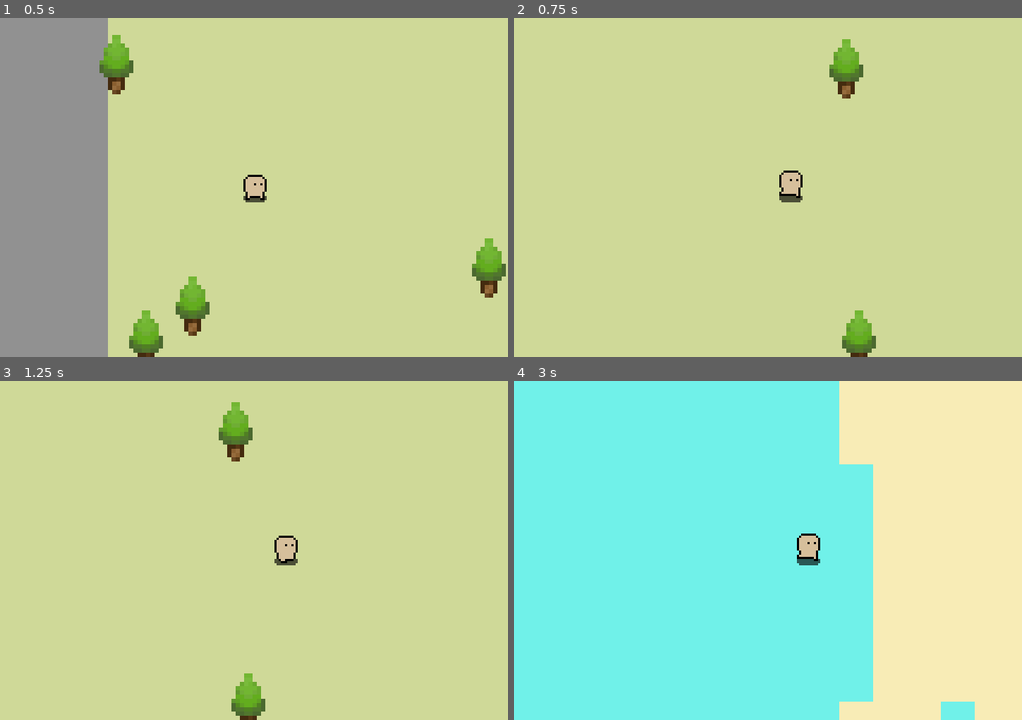
Above: before the commit, frames 1-4 (two rows, left to right).
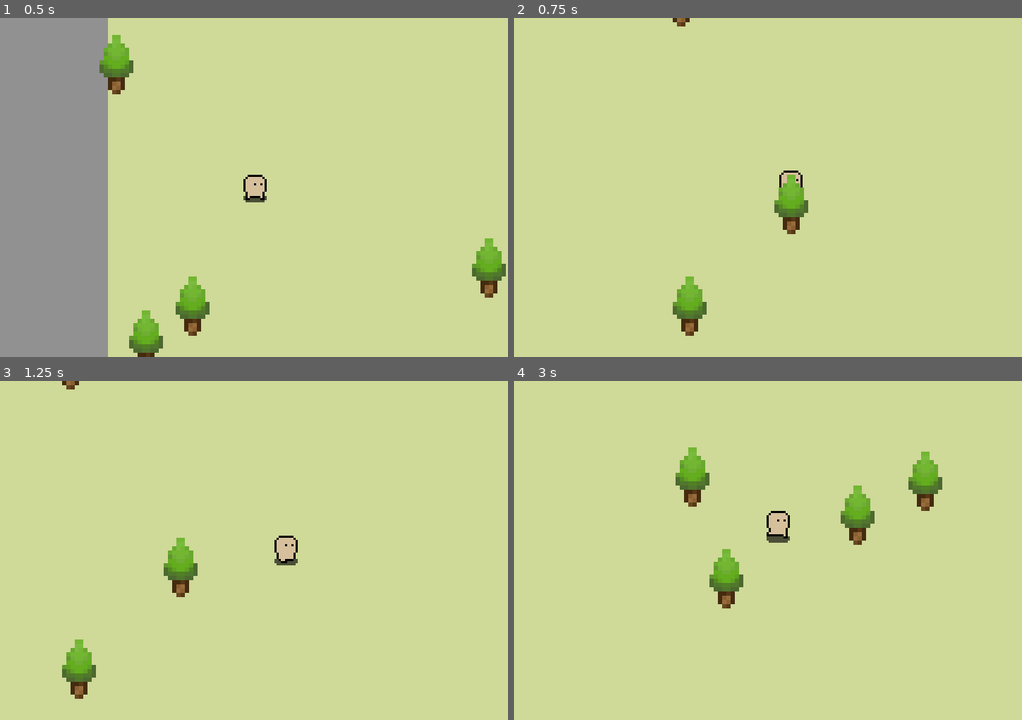
Above: after the commit, the same moments.

Repository: j0-ji/black-stairs
Game: Godot game, scene res://scenes/staging/staging_scene_player.tscn
The game is run twice, just before and just after one commit, with the same random seed, the same clock (stepped at 60 frames per second) and the same inputs.
Inputs:
- Up to frame 1 (0.5 s): no input
- Up to frame 2 (0.75 s): tap Enter (ui_accept) at 0.5 s; hold Right (ui_right) from 0.53 s (still down); hold Enter (ui_accept) from 0.53 s (still down); tap R at 0.6 s
- Up to frame 3 (1.25 s): keep holding Right (ui_right); keep holding Enter (ui_accept)
- Up to frame 4 (3 s): release Right (ui_right) at 1.28 s; release Enter (ui_accept) at 1.28 s; hold Down (ui_down) 1.28-2.03 s; tap Enter (ui_accept) at 1.35, 1.52, 1.82 s; tap R at 1.55, 2.1, 2.85 s; hold Right (ui_right) 2.03-2.78 s; hold Enter (ui_accept) 2.03-2.78 s; hold Up (ui_up) from 2.78 s (still down)

Frame 1 is identical in both runs. In frame 2, 2.9% of the frame differs, in the area x 31-72%, y 0-100%; in frame 3, 2.9%; in frame 4, 100%, in the area x 0-100%, y 0-100%.

Commit message:
#11: enhanced ground generation
- only biggest room on the map is being left
- feature is toggleable

Diff:
--- a/scripts/world generation/ground_generation.gd
+++ b/scripts/world generation/ground_generation.gd
@@ -2,6 +2,9 @@
 
 # Signals
 signal generation_done
+
+# Flags
+@export var feature_flag_hole_filling = false
 
 # Map gen config
 @export var border_width: int = 20 # min width 5
@@ -19,12 +22,14 @@
 
 # TileSet atlas info
 @export var atlas_source_id: int = 1  # <- check in the TileSet inspector
-# Map the placeholder tiles (atlas coordinates in the atlas grid)
-@export var tile_sand:  Vector2i = Vector2i(0, 0)
-@export var tile_grass: Vector2i = Vector2i(1, 0)
-@export var tile_dirt:  Vector2i = Vector2i(2, 0)
-@export var tile_water: Vector2i = Vector2i(3, 0)
-@export var tile_rock:  Vector2i = Vector2i(4, 0)
+# X-atlas coordinates in the atlas grid for the different grounds
+enum ground {
+	SAND = 0,
+	GRASS = 1,
+	DIRT = 2,
+	WATER = 3,
+	ROCK = 4,
+}
 
 # Thresholds decide biome by noise value in [-1, 1]
 @export var t_water: float = -0.35
@@ -32,18 +37,39 @@
 @export var t_grass: float =  0.4
 # >= t_grass becomes rock
 
+# used for post processing of map generation
+var ground_type_map := PackedByteArray()
+
+var custom_seed_id : int = 0
+var custom_seeds : Array = [
+	1695529641,
+	3707740996,
+	4119726360,
+	2332203375, # PERFECT EXAMPLE
+	606869515,
+	1447267684,
+	3258134911,
+]
+
 var _noise := FastNoiseLite.new()
 
 func _ready() -> void:
 	print(border_width)
 	print(border_base_additive)
 	print(border_base_multiplicator)
+
+	ground_type_map.resize(map_width * map_height)
 	_configure_noise()
 	generate_world()
 
 func _unhandled_input(event: InputEvent) -> void:
 	if event.is_action_pressed("ui_accept") or (event is InputEventKey and event.pressed and event.keycode == KEY_R):
-		ground_seed = randi()
+		if custom_seed_id in range(custom_seeds.size()):
+			ground_seed = custom_seeds[custom_seed_id]
+			custom_seed_id = custom_seed_id + 1
+		else:
+			ground_seed = randi()
+		print(ground_seed)
 		_configure_noise()
 		generate_world()
 
@@ -59,27 +85,43 @@
 func generate_world() -> void:
 	self.clear()
 
+	# BETTER GROUND GENERATION
+	# STEP 1.1: generate noise map
+	# STEP 1.2: translate noise map to valid ground types
+	for y in range(map_height):
+		for x in range(map_width):
+			var mult := _get_multiplier(x, y)
+			var n := _noise.get_noise_2d(float(x) / noise_scale, float(y) / noise_scale)
+			var ground_type = _pick_tile(n + (border_base_additive * mult))
+			var p = Vector2i(x, y)
+			ground_type_map[_idx(p)] = ground_type
+
+	# STEP 2: post gen processing
+	if feature_flag_hole_filling:
+		_prune_rock_holes(ground_type_map)
+
+	# STEP 3: write processed map information to the TileMapLayer
 	for y in map_height:
 		for x in map_width:
-			var mult = _get_multiplier(x, y)
-			_update_cell(x, y, mult)
+			_update_cell(x, y)
+
 	update_internals()
 	generation_done.emit()
 
-func _pick_tile(n: float) -> Vector2i:
+func _pick_tile(n: float) -> int:
 	# n is in [-1, 1]
 	if n < t_water:
-		return tile_water
+		return ground.WATER
 	elif n < t_sand:
-		return tile_sand
+		return ground.SAND
 	elif n < t_grass:
-		return tile_grass
+		return ground.GRASS
 	else:
-		return tile_rock
-
-func _update_cell(x, y, mult):
-	var n := _noise.get_noise_2d(float(x) / noise_scale, float(y) / noise_scale)
-	var atlas_coords := _pick_tile(n + (border_base_additive * mult))
+		return ground.ROCK
+
+func _update_cell(x, y):
+	var ground_type : int = ground_type_map[_idx(Vector2i(x, y))]
+	var atlas_coords := Vector2i(ground_type, 0)
 	set_cell(Vector2i(x, y), atlas_source_id, atlas_coords)
 
 func _get_multiplier(x, y) -> float:
@@ -105,3 +147,78 @@
 		mult = mult_x
 
 	return mult
+
+# types[y][x] contains your ground type (e.g., enum {ROCK=0, GRASS=1, ...})
+# Call this after you’ve generated `types` and before writing cells to the TileMap.
+func _prune_rock_holes(types: PackedByteArray, min_keep_size := INF, keep_pos: Vector2i = Vector2i(-1, -1)) -> void:
+	var visited := PackedByteArray()
+	visited.resize(map_width * map_height)
+
+	var holes: Array = []  # each item: {cells: PoolVector2iArray, size: int}
+
+	var keep_component_i := -1
+
+	var floor_types_to_fill_out = [
+		ground.ROCK
+	]
+
+	for y in range(map_height):
+		for x in range(map_width):
+			var p := Vector2i(x, y)
+			if types[_idx(p)] in floor_types_to_fill_out: continue
+			if visited[_idx(p)] == 1: continue
+
+			# BFS collect this component
+			var q : Array = [p]
+			var comp_cells := PackedVector2Array()
+			visited[_idx(p)] = 1
+
+			while q.size() > 0:
+				var c : Vector2i = q.pop_back()
+				comp_cells.push_back(c)
+
+				for d in [Vector2i(1,0), Vector2i(-1,0), Vector2i(0,1), Vector2i(0,-1)]:
+					var n : Vector2i = c + d
+					if _in_bounds(n) and visited[_idx(n)] == 0 and types[_idx(Vector2i(n.x, n.y))] not in floor_types_to_fill_out:
+						visited[_idx(n)] = 1
+						q.push_back(n)
+
+			holes.append({ "cells": comp_cells, "size": comp_cells.size() })
+
+	# Decide which component to keep
+	if holes.is_empty():
+		return
+
+	if keep_pos != Vector2i(-1, -1):
+		# keep the component that contains keep_pos (e.g. your spawn or map center)
+		for i in range(holes.size()):
+			# cheap membership test
+			for c in holes[i]["cells"]:
+				if c == keep_pos:
+					keep_component_i = i
+					break
+			if keep_component_i != -1:
+				break
+
+	if keep_component_i == -1:
+		# otherwise: keep the largest component as the mainland
+		var best_i := 0
+		var best_sz : int = holes[0]["size"]
+		for i in range(1, holes.size()):
+			if holes[i]["size"] > best_sz:
+				best_i = i
+				best_sz = holes[i]["size"]
+		keep_component_i = best_i
+
+	# Convert all other components that are too small into ROCK
+	for i in range(holes.size()):
+		if i == keep_component_i: continue
+		if holes[i]["size"] >= min_keep_size: continue  # optional: allow multiple big continents
+		for c in holes[i]["cells"]:
+			types[_idx(Vector2i(c.x, c.y))] = floor_types_to_fill_out[0]
+
+func _idx (p: Vector2i) -> int:
+	return p.y * map_width + p.x
+
+func _in_bounds (p: Vector2i) -> bool:
+	return p.x >= 0 and p.y >= 0 and p.x < map_width and p.y < map_height
